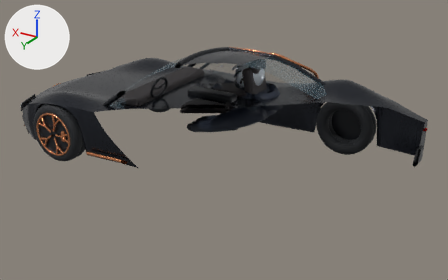
Two versions of the glTF model Horizon-REA-2026/public/models/selected/bugatti-chiron.glb, one commit apart.
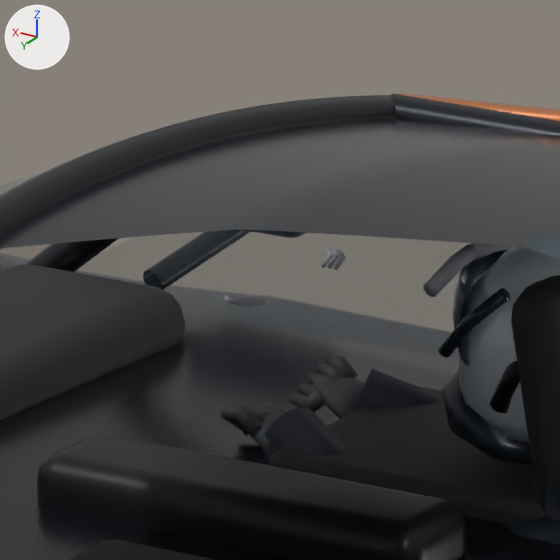
There are two pictures of each version: one whole from a 50 mm lens placed at (-3.61, 5.59, 3.05), pointed at (-0.26, 0.01, 0.26), one close up on the part from 41% to 55% of the width and 13% to 36% of the height. The lights are fixed; the arrows at upper left show +X, +Y and +Z. The older version's two pictures come first. Everything nearer to the camera than a plane just in front of the edit is cut away. Where no turn or scale is listed for an object, it has been applied to the vertices. Vertices at exactly the same position are counted once.

Names of what the first close-up shows: 'Assise.001', 'Console', 'Crowned roof', 'Dashboard', 'Dossier.001', 'Gouttiere.001', 'HorizonPilotV14_aerodynamic_fullface_helmet', 'HorizonPilotV14_curved_arm', 'HorizonPilotV14_curved_arm.001', 'HorizonPilotV14_glove_knuckle_rib.005', 'HorizonPilotV14_gloved_fingers', 'HorizonPilotV14_gloved_fingers.001', 'HorizonPilotV14_sculpted_glove_finger.003', 'HorizonPilotV14_sculpted_glove_finger.004', 'HorizonPilotV14_sculpted_glove_finger.005', 'Sculpted bonnet and wheel shoulders', 'Vitre laterale.001', 'Windshield header' and 24 more.
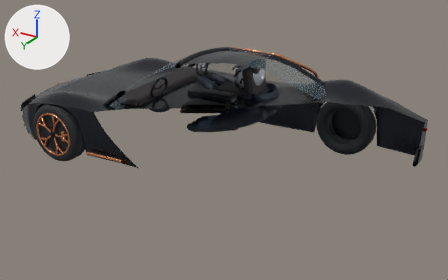
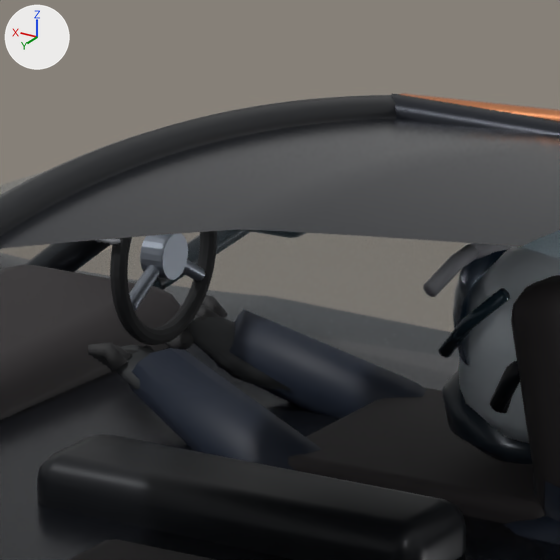
Where the change shows, as pixel boxes (x1, y1, x2, y2) in the close-ups (560 x 560 px; the box of a moved part takes in the faces that stretch with it):
'HorizonPilotV14_curved_arm.001', reshaped: before (262, 408, 560, 544); after (130, 348, 560, 544)
'HorizonPilotV14_curved_arm', reshaped: before (354, 369, 444, 411); after (216, 309, 427, 418)
'V14DriverSteeringRim', added (black): after (110, 231, 217, 345)
'HorizonPilotV14_gloved_fingers', reshaped: before (313, 374, 365, 419); after (189, 316, 291, 390)
'V14DriverSteeringHub', added: after (140, 233, 188, 280)
'HorizonPilotV14_gloved_fingers.001', reshaped: before (249, 407, 284, 451); after (117, 345, 153, 390)
'HorizonPilotV14_sculpted_glove_finger.004', moved: before (325, 353, 358, 379); after (202, 295, 228, 318)
'V14DriverSteeringSpoke.002', added: after (129, 265, 159, 311)
'HorizonPilotV14_sculpted_glove_finger.003', moved: before (316, 363, 350, 378); after (196, 305, 219, 317)
'V14DriverSteeringSpoke.001', added: after (182, 260, 205, 281)
'HorizonPilotV14_glove_knuckle_rib.005', moved (not visible afterwards): before (224, 295, 252, 304)
'HorizonPilotV14_sculpted_glove_finger.005', moved (mostly hidden): before (239, 408, 286, 430); after (107, 346, 155, 368)
part 3 of me_curved_arm_003, moved or reshaped: before (262, 408, 336, 459); after (132, 348, 306, 465)

Patch to the scene script:
```diff
--- a/Horizon-REA-2026/public/models/selected/bugatti-chiron.glb.py
+++ b/Horizon-REA-2026/public/models/selected/bugatti-chiron.glb.py
@@ me_curved_arm_002 @@
-me_curved_arm_002.from_pydata(...)  # 60 vertices, 116 faces; spans x -0.505..0.034, y -0.641..-0.419, z 0.677..0.947
+me_curved_arm_002.from_pydata(...)  # 60 vertices, 116 faces; spans x -0.505..0.244, y -0.641..-0.419, z 0.684..0.998
+# me_curved_arm_002 part 1: 36 of 60 vertices moved; they spanned x -0.213..0.034, y -0.641..-0.419, z 0.677..0.947 and now span x -0.207..0.244, y -0.641..-0.419, z 0.684..0.998; mean shift (0.111, 0.0, 0.028); largest move (0.034, -0.49, 0.887) -> (0.244, -0.49, 0.94)
 me_curved_arm_002.materials.append(mat_v14_suit_matte_graphite_001)
@@ me_gloved_fingers_002 @@
-me_gloved_fingers_002.from_pydata(...)  # 36 vertices, 68 faces; spans x -0.06..0.076, y -0.5069..-0.4109, z 0.867..0.927
+me_gloved_fingers_002.from_pydata(...)  # 36 vertices, 68 faces; spans x 0.0956..0.286, y -0.5069..-0.4109, z 0.9063..0.98
+# me_gloved_fingers_002 part 2: 36 of 36 vertices moved; they spanned x -0.06..0.076, y -0.5069..-0.4109, z 0.867..0.927 and now span x 0.0956..0.286, y -0.5069..-0.4109, z 0.9063..0.98; mean shift (0.1995, 0.0, 0.0504)
 me_gloved_fingers_002.materials.append(mat_v14_racing_gloves_001)
@@ me_curved_arm_003 @@
-me_curved_arm_003.from_pydata(...)  # 60 vertices, 116 faces; spans x -0.505..0.034, y -0.319..-0.096, z 0.677..0.947
+me_curved_arm_003.from_pydata(...)  # 60 vertices, 116 faces; spans x -0.505..0.244, y -0.319..-0.096, z 0.684..0.998
+# me_curved_arm_003 part 3: 36 of 60 vertices moved; they spanned x -0.213..0.034, y -0.319..-0.096, z 0.677..0.947 and now span x -0.207..0.244, y -0.319..-0.096, z 0.684..0.998; mean shift (0.111, 0.0, 0.028); largest move (0.034, -0.248, 0.887) -> (0.244, -0.248, 0.94)
 me_curved_arm_003.materials.append(mat_v14_suit_matte_graphite_001)
@@ me_gloved_fingers_003 @@
-me_gloved_fingers_003.from_pydata(...)  # 36 vertices, 68 faces; spans x -0.06..0.076, y -0.3269..-0.2309, z 0.867..0.927
+me_gloved_fingers_003.from_pydata(...)  # 36 vertices, 68 faces; spans x 0.0956..0.286, y -0.3269..-0.2309, z 0.9063..0.98
+# me_gloved_fingers_003 part 4: 36 of 36 vertices moved; they spanned x -0.06..0.076, y -0.3269..-0.2309, z 0.867..0.927 and now span x 0.0956..0.286, y -0.3269..-0.2309, z 0.9063..0.98; mean shift (0.1995, 0.0, 0.0504)
 me_gloved_fingers_003.materials.append(mat_v14_racing_gloves_001)
@@ me_sculpted_glove_finger_003 @@
-me_sculpted_glove_finger_003.from_pydata(...)  # 36 vertices, 68 faces; spans x 0.0387..0.0943, y -0.497..-0.4639, z 0.9046..0.9387
+me_sculpted_glove_finger_003.from_pydata(...)  # 36 vertices, 68 faces; spans x 0.2487..0.3043, y -0.497..-0.4639, z 0.9576..0.9917
+# me_sculpted_glove_finger_003 part 5: the whole mesh is moved by (0.21, 0.0, 0.053)
 me_sculpted_glove_finger_003.materials.append(mat_v14_racing_gloves_premium)
@@ me_sculpted_glove_finger_004 @@
-me_sculpted_glove_finger_004.from_pydata(...)  # 36 vertices, 68 faces; spans x 0.0356..0.0908, y -0.5148..-0.4819, z 0.907..0.9478
+me_sculpted_glove_finger_004.from_pydata(...)  # 36 vertices, 68 faces; spans x 0.2456..0.3008, y -0.5148..-0.4819, z 0.96..1.0008
+# me_sculpted_glove_finger_004 part 6: the whole mesh is moved by (0.21, 0.0, 0.053)
 me_sculpted_glove_finger_004.materials.append(mat_v14_racing_gloves_premium)
@@ me_sculpted_glove_finger_005 @@
-me_sculpted_glove_finger_005.from_pydata(...)  # 36 vertices, 68 faces; spans x 0.036..0.1054, y -0.3279..-0.2943, z 0.8856..0.9254
+me_sculpted_glove_finger_005.from_pydata(...)  # 36 vertices, 68 faces; spans x 0.246..0.3154, y -0.3279..-0.2943, z 0.9386..0.9784
+# me_sculpted_glove_finger_005 part 7: the whole mesh is moved by (0.21, 0.0, 0.053)
 me_sculpted_glove_finger_005.materials.append(mat_v14_racing_gloves_premium)
@@ me_glove_knuckle_rib_005 @@
-me_glove_knuckle_rib_005.from_pydata(...)  # 36 vertices, 68 faces; spans x 0.0646..0.088, y -0.2768..-0.2366, z 1.0805..1.0971
+me_glove_knuckle_rib_005.from_pydata(...)  # 36 vertices, 68 faces; spans x 0.2746..0.298, y -0.2768..-0.2366, z 1.1335..1.1501
+# me_glove_knuckle_rib_005 part 8: the whole mesh is moved by (0.21, 0.0, 0.053)
 me_glove_knuckle_rib_005.materials.append(mat_v14_seam_piping)
@@ ob_v14driversteeringhub @@
+ob_v14driversteeringhub = bpy.data.objects.new('V14DriverSteeringHub', me_cylinder_004)  # a 24-sided cylinder along x spanning x -0.018..0.018, y -0.032..0.032, z -0.032..0.032; in mat_v14_steering_hub_anodized (grey #89909b)
+ob_v14driversteeringhub.location = (0.264, -0.369, 0.961)
@@ ob_v14driversteeringspoke_002 @@
+ob_v14driversteeringspoke_002 = bpy.data.objects.new('V14DriverSteeringSpoke.002', me_v14driversteeringspoke_002)  # 16 vertices, 16 faces; spans x 0.254..0.274, y -0.3739..-0.2773, z 0.9023..0.9697; in mat_v14_steering_hub_anodized (grey #89909b)
+ob_v14driversteeringspoke_002.location = (0.0, 0.0, 0.0)
@@ ob_v14driversteeringspoke_001 @@
+ob_v14driversteeringspoke_001 = bpy.data.objects.new('V14DriverSteeringSpoke.001', me_v14driversteeringspoke_001)  # 16 vertices, 16 faces; spans x 0.254..0.274, y -0.4605..-0.3639, z 0.9023..0.9697; in mat_v14_steering_hub_anodized (grey #89909b)
+ob_v14driversteeringspoke_001.location = (0.0, 0.0, 0.0)
@@ ob_v14driversteeringrim @@
+ob_v14driversteeringrim = bpy.data.objects.new('V14DriverSteeringRim', me_torus_012)  # a torus around x (ring radius 0.112, tube radius 0.012) spanning x -0.011..0.011, y -0.124..0.124, z -0.124..0.124; in mat_v14_steering_rim_dark_suede (black #232427)
+ob_v14driversteeringrim.location = (0.264, -0.369, 0.961)
```
